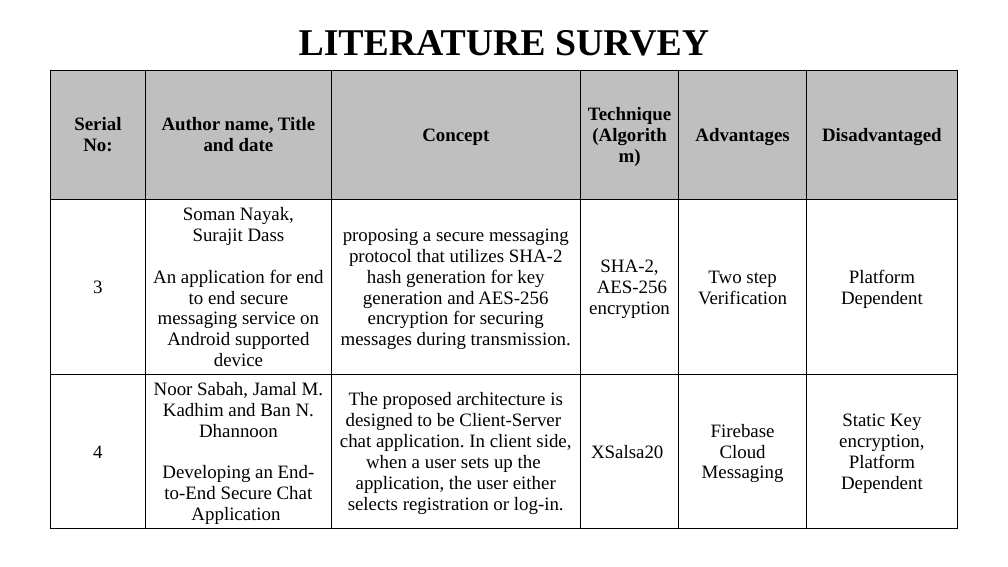
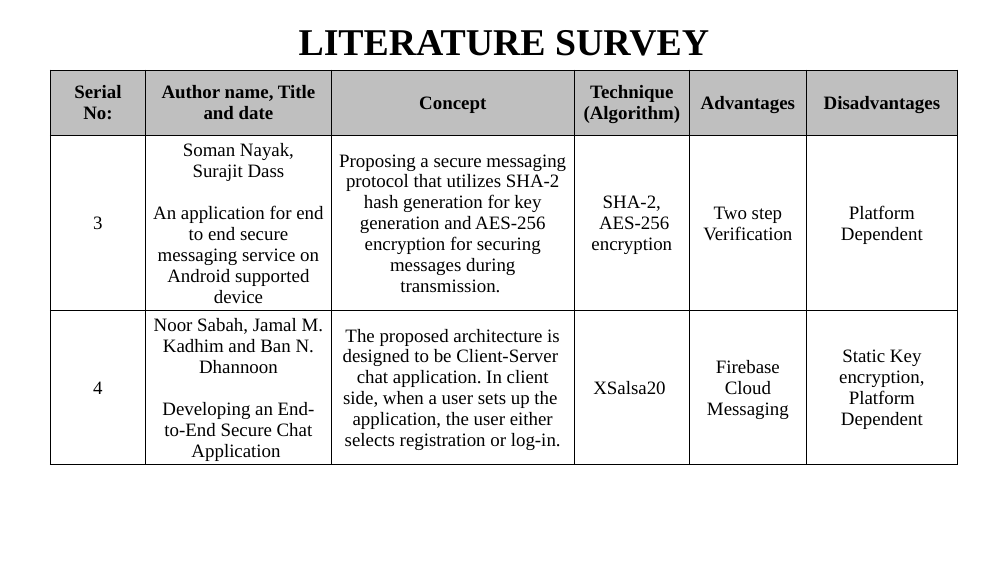
Before and after one commit to i-am-smf/Secure-Chat-using-Blockchain, a slide deck: slide 7 of DOCS/First Review.pptx. Drawn at 1008x567 pixels with LibreOffice and Linux fonts; fonts in the diff are those of the drawing. Boxes give left, top, right and bottom in pixels: in the first picture for what was removed or moved away, otherwise in the second. Text is boxed around its words. In the diff, an @@ line names an element or a change of style, - is before the commit and + after.

```diff
--- a/DOCS/First Review.pptx
+++ b/DOCS/First Review.pptx
@@ table at [51,70,959,492] @@
-row 1, column 6: Disadvantaged
+row 1, column 6: Disadvantages
-row 2, column 3: proposing a secure messaging protocol that utilizes SHA-2 hash generation for key generation and AES-256 encryption for securing messages during transmission.
+row 2, column 3: Proposing a secure messaging protocol that utilizes SHA-2 hash generation for key generation and AES-256 encryption for securing messages during transmission.
```
Also in this commit, not shown: 8 other slides changed, 2 other files.
